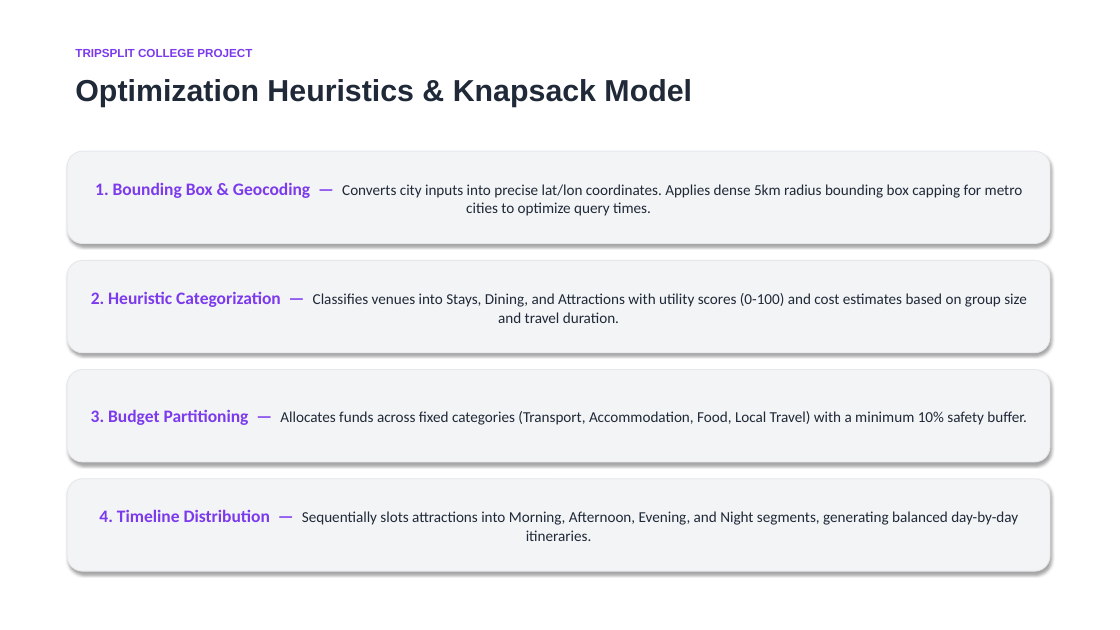
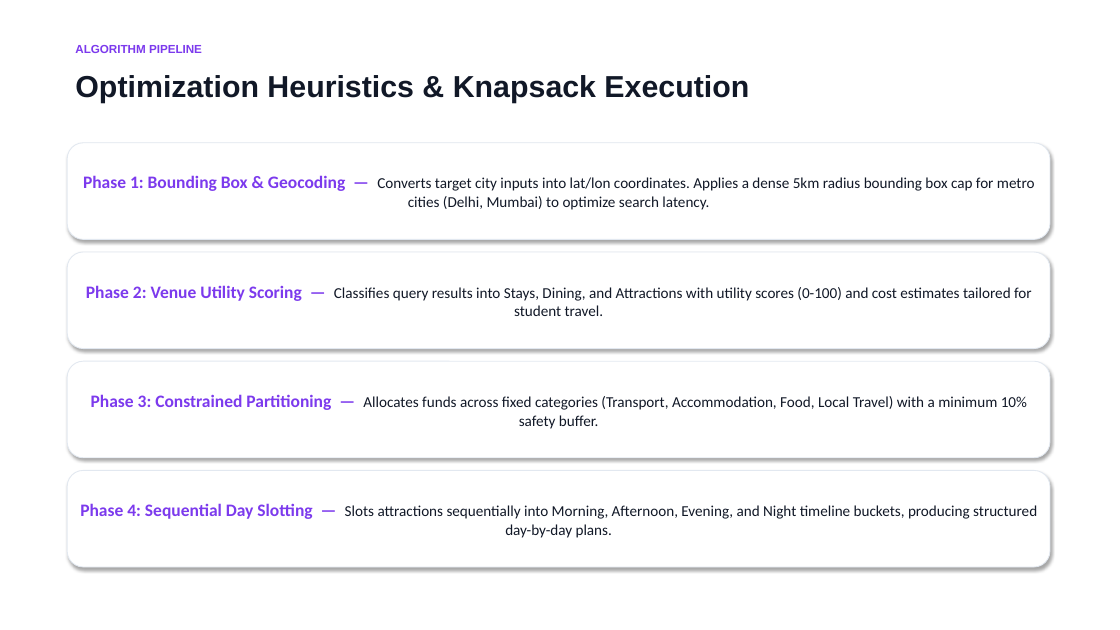
Before and after one commit to Somya-Vishnoi/Trip-Split, a slide deck: slide 5 of TripSplit_Presentation.pptx. Drawn at 1120x630 pixels with LibreOffice and Linux fonts; fonts in the diff are those of the drawing. Boxes give left, top, right and bottom in pixels: in the first picture for what was removed or moved away, otherwise in the second. Text is boxed around its words. In the diff, an @@ line names an element or a change of style, - is before the commit and + after.

```diff
--- a/TripSplit_Presentation.pptx
+++ b/TripSplit_Presentation.pptx
@@ text at (75, 45, 202, 53): text changed @@
-TRIPSPLIT COLLEGE PROJECT
+ALGORITHM PIPELINE
@@ text at (75, 75, 749, 103): text changed; text colour #1F2937 to #111827 @@
-Optimization Heuristics & Knapsack Model
+Optimization Heuristics & Knapsack Execution
@@ rounded rectangle "Phase 1: Bounding Box & ...": place and size @@
-rounded rectangle "Phase 1: Bounding Box & ..." at (67, 151, 1050, 244)
+rounded rectangle "Phase 1: Bounding Box & ..." at (67, 143, 1050, 239)
@@ text in rounded rectangle at (83, 175, 1035, 210): text changed; text colour #1F2937 to #111827 @@
-1. Bounding Box & Geocoding — Converts city inputs into precise lat/lon coordinates. Applies dense 5km radius bounding box capping for metro cities to optimize query times.
+Phase 1: Bounding Box & Geocoding — Converts target city inputs into lat/lon coordinates. Applies a dense 5km radius bounding box cap for metro cities (Delhi, Mumbai) to optimize search latency.
@@ rounded rectangle "Phase 2: Venue Utility Scoring ...": place and size @@
-rounded rectangle "Phase 2: Venue Utility Scoring ..." at (67, 260, 1050, 353)
+rounded rectangle "Phase 2: Venue Utility Scoring ..." at (67, 252, 1050, 349)
@@ text in rounded rectangle at (86, 285, 1032, 316): text changed; text colour #1F2937 to #111827 @@
-2. Heuristic Categorization — Classifies venues into Stays, Dining, and Attractions with utility scores (0-100) and cost estimates based on group size and travel duration.
+Phase 2: Venue Utility Scoring — Classifies query results into Stays, Dining, and Attractions with utility scores (0-100) and cost estimates tailored for student travel.
@@ rounded rectangle "Phase 3: Constrained Partitioning — ...": place and size @@
-rounded rectangle "Phase 3: Constrained Partitioning — ..." at (67, 370, 1050, 462)
+rounded rectangle "Phase 3: Constrained Partitioning — ..." at (67, 361, 1050, 458)
@@ text in rounded rectangle at (91, 394, 1027, 429): text changed; text colour #1F2937 to #111827 @@
-3. Budget Partitioning — Allocates funds across fixed categories (Transport, Accommodation, Food, Local Travel) with a minimum 10% safety buffer.
+Phase 3: Constrained Partitioning — Allocates funds across fixed categories (Transport, Accommodation, Food, Local Travel) with a minimum 10% safety buffer.
@@ fill #F3F4F6 to #FFFFFF; outline #E5E7EB 0.75 pt to #E2E8F0 0.75 pt in 4 elements at (67, 361, 1050, 458), (67, 143, 1050, 239), (67, 252, 1050, 349), (67, 471, 1050, 567) @@
@@ rounded rectangle "Phase 4: Sequential Day Slotting ...": place and size @@
-rounded rectangle "Phase 4: Sequential Day Slotting ..." at (67, 479, 1050, 571)
+rounded rectangle "Phase 4: Sequential Day Slotting ..." at (67, 471, 1050, 567)
@@ text in rounded rectangle at (80, 503, 1037, 538): text changed; text colour #1F2937 to #111827 @@
-4. Timeline Distribution — Sequentially slots attractions into Morning, Afternoon, Evening, and Night segments, generating balanced day-by-day itineraries.
+Phase 4: Sequential Day Slotting — Slots attractions sequentially into Morning, Afternoon, Evening, and Night timeline buckets, producing structured day-by-day plans.
```
Also in this commit, not shown: 8 other slides changed, 1 slide added, 1 slide removed, 1 other file.
